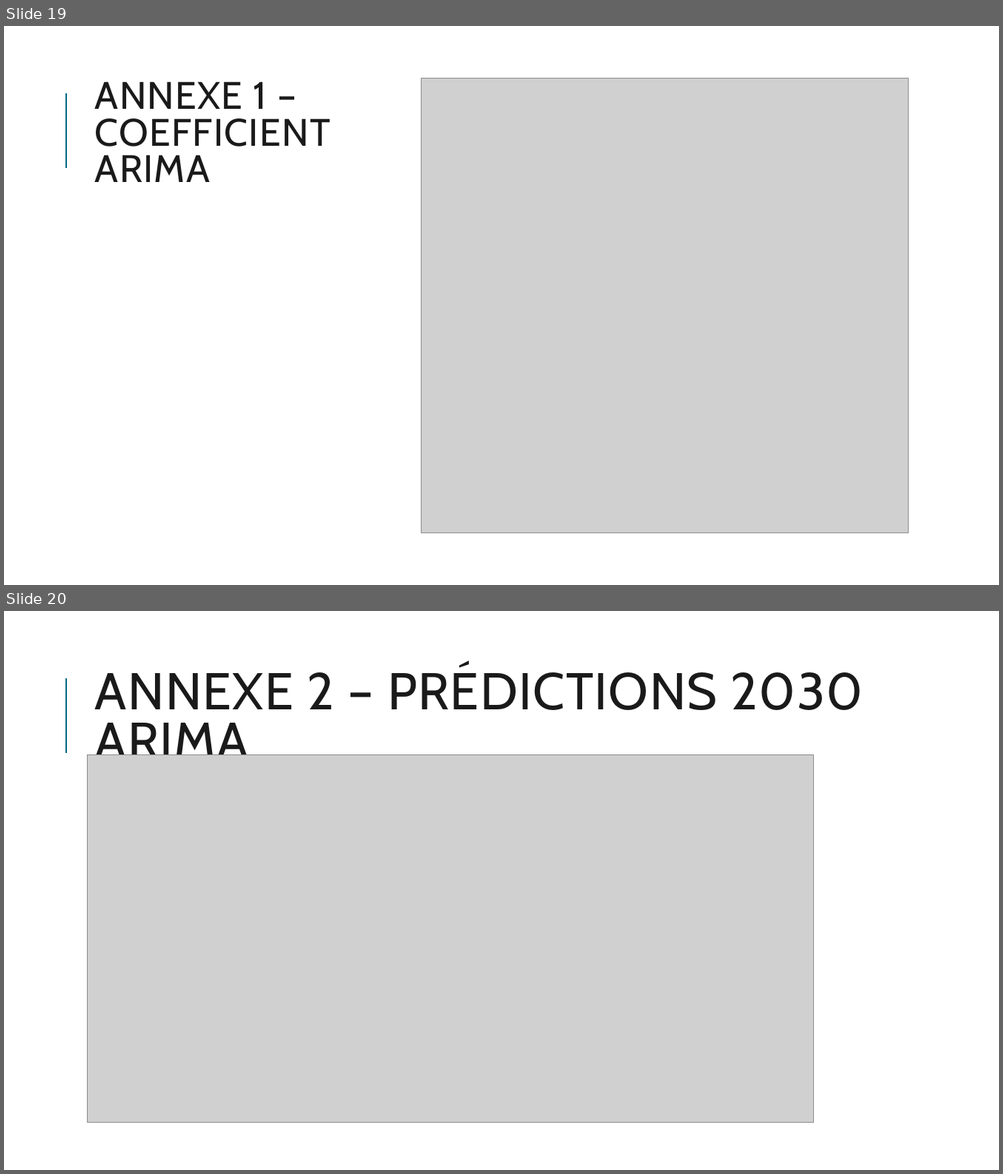
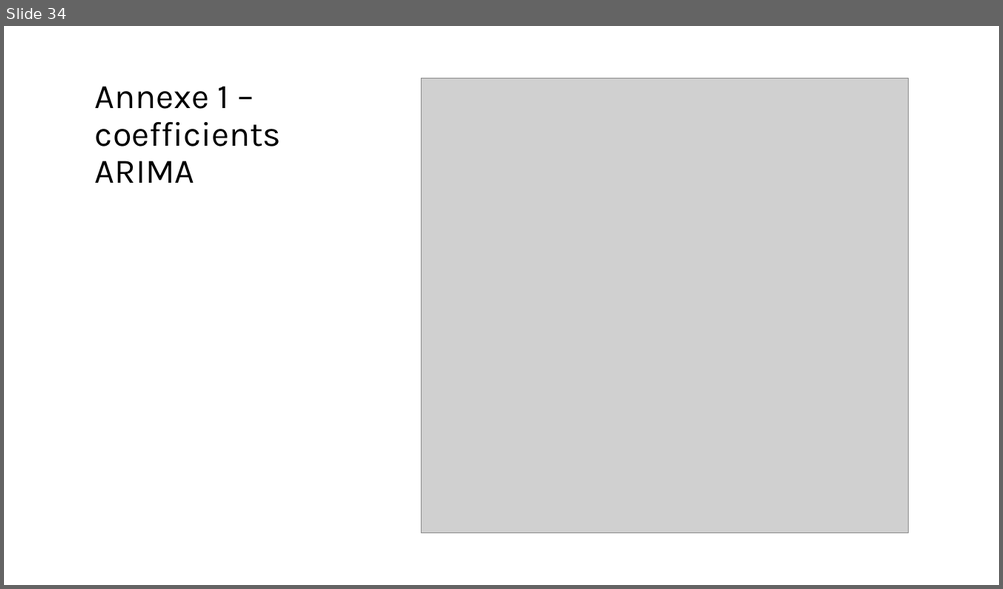
Before and after one commit to bechirhannachi/BNP-Centrale-project-Gr-1, a slide deck: Présentation projet BNP Gr 1.pptx. Shown one above the other, each under a label of ours: slides 19 and 20 before the commit, slide 34 after it. The pictures are 1003x1174 and 1003x589 pixels, drawn with LibreOffice and Linux fonts; fonts in the diff are those of the drawing; grey boxes stand for pictures. Boxes give left, top, right and bottom in pixels: in the first picture for what was removed or moved away, otherwise in the second. Text is boxed around its words. In the diff, an @@ line names an element or a change of style, - is before the commit and + after.

```diff
--- a/Présentation projet BNP Gr 1.pptx
+++ b/Présentation projet BNP Gr 1.pptx
@@ slide 20 removed at bbox=[4, 611, 999, 1170], background #FFFFFF; not listed: 1 template element that a slide beside it also shows @@
@@ title removed at bbox=[95, 666, 863, 755] @@
-ANNEXE 2 – PRÉDICTIONS 2030 ARIMA
@@ picture removed at bbox=[88, 755, 814, 1123] @@
@@ what was slide 19 is now slide 34 @@
@@ slide 34 changed as well @@
@@ title at bbox=[95, 86, 281, 183]: text changed; size 37 to 33.3 pt; font Cabin to Karla; text colour #1A1A1A to #000000 @@
-ANNEXE 1 – COEFFICIENT ARIMA
+Annexe 1 – coefficients ARIMA
@@ line removed from (66, 168) to (66, 93) @@
```
Also in this commit, not shown: 2 other slides changed, 31 slides added, 16 other slides removed.
